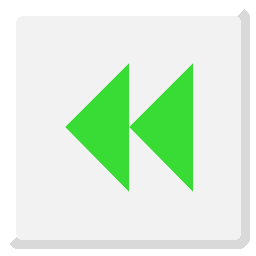
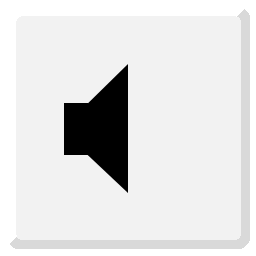
Before/after of a w=256, h=256 layered artwork. What changed in the layer stack:
added layer "voldown" above "RWD" over [64, 64, 128, 193]
hid "RWD" over [65, 63, 193, 192]
